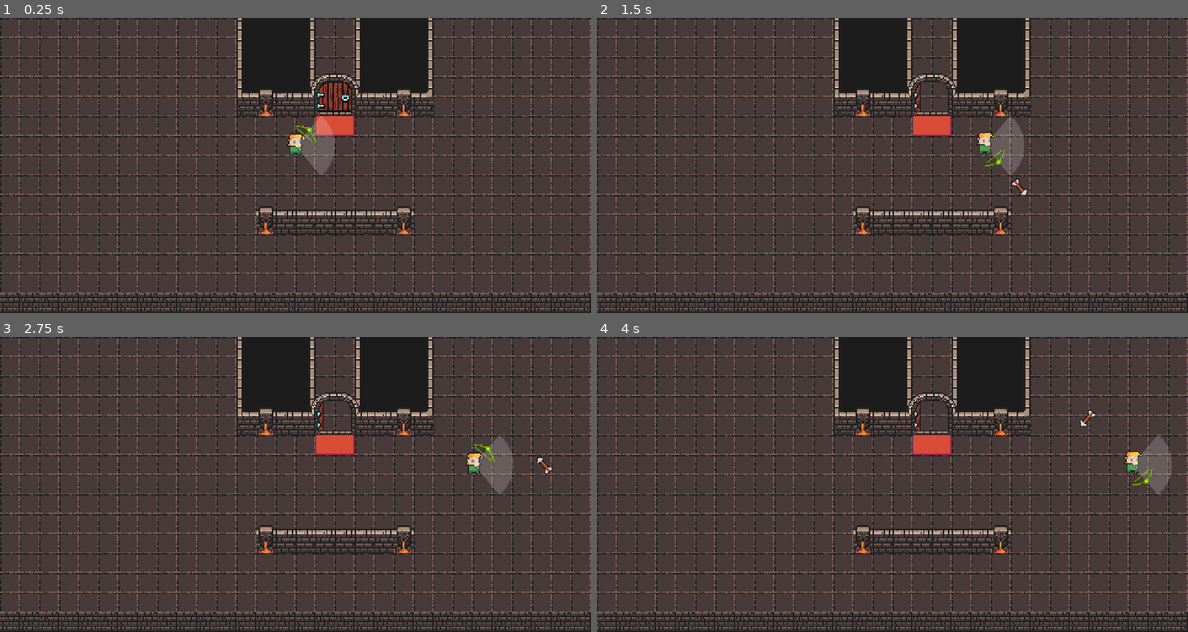
Above: before the commit, frames 1-4 (two rows, left to right).
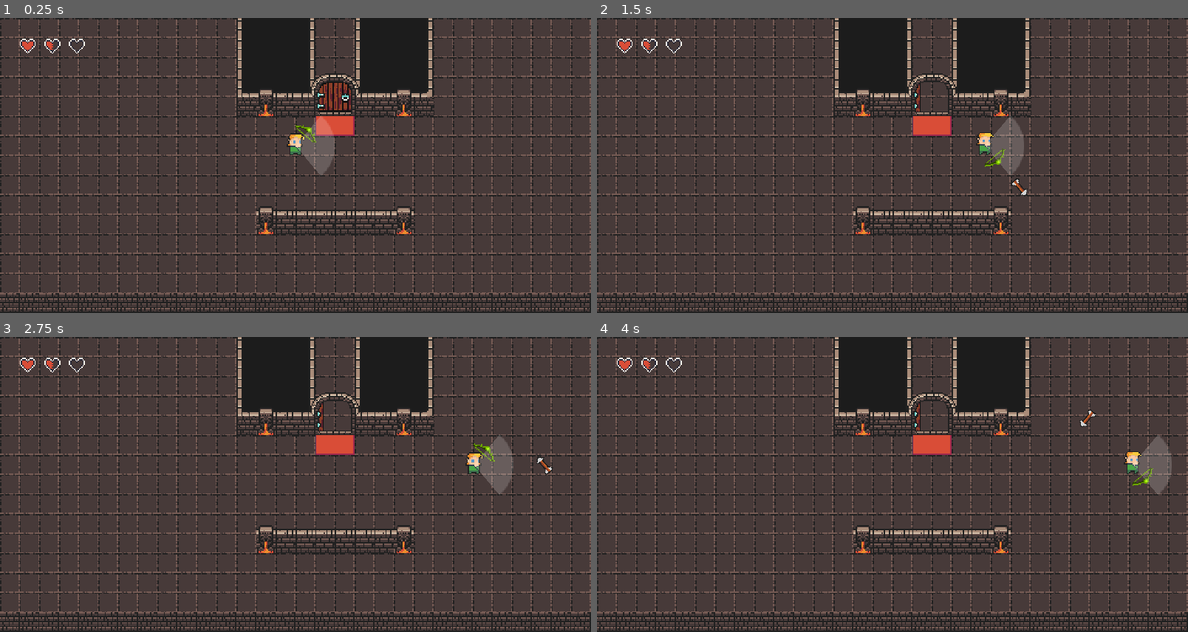
Above: after the commit, the same moments.

Repository: PizzaJuggler/GMTK-2020
Game: Godot game, scene res://level/level.tscn
Two runs of this game, one before a commit and one after it. Both use one fixed random seed, a clock stepped at 60 frames per second and the inputs below.
Inputs (mouse positions are in pixels of both pictures, inside the frame that each line leads up to):
- Up to frame 1 (0.25 s): no input
- Up to frame 2 (1.5 s): tap Enter at 0.5 s; move the mouse to (1022, 150) at 0.52 s; hold W (move) 0.53-1.28 s; move the mouse to (774, 180) at 1.27 s; tap Space (shoot) at 1.35 s
- Up to frame 3 (2.75 s): move the mouse to (354, 419) at 2.02 s; hold W (move) from 2.03 s (still down)
- Up to frame 4 (4 s): move the mouse to (862, 543) at 2.77 s; release W (move) at 2.78 s; tap Space (shoot) at 2.85 s; move the mouse to (1069, 528) at 3.52 s; hold W (move) from 3.53 s (still down)

The runs differ from the first frame. In frame 1, 0.2% of the frame differs, in the area x 3-15%, y 7-12%; in frame 2, 0.2%; in frame 3, 0.2%; in frame 4, 0.2%.

Commit message:
added hearts to hud

Diff:
--- /dev/null
+++ b/godot/gui/HUD/HUD.gd
@@ -0,0 +1,18 @@
+extends Control
+
+var hearts = []
+
+func _ready():
+    hearts = find_node("HeartContainer").get_children()
+    set_hearts(1.5)
+
+func set_hearts(life : float):
+    for heart in hearts:
+        if life >= 1.0:
+            heart.full()
+        elif life > 0:
+            heart.half()
+        else:
+            heart.empty()
+
+        life -= 1.0
--- /dev/null
+++ b/godot/gui/HUD/HUD.tscn
@@ -0,0 +1,43 @@
+[gd_scene load_steps=3 format=2]
+
+[ext_resource path="res://gui/HUD/HUD.gd" type="Script" id=1]
+[ext_resource path="res://gui/HUD/Heart.tscn" type="PackedScene" id=2]
+
+[node name="HUD" type="Control"]
+anchor_right = 1.0
+anchor_bottom = 1.0
+script = ExtResource( 1 )
+__meta__ = {
+"_edit_use_anchors_": false
+}
+
+[node name="MarginContainer" type="MarginContainer" parent="."]
+margin_right = 40.0
+margin_bottom = 40.0
+custom_constants/margin_top = 15
+custom_constants/margin_left = 15
+__meta__ = {
+"_edit_use_anchors_": false
+}
+
+[node name="HeartContainer" type="HBoxContainer" parent="MarginContainer"]
+margin_left = 15.0
+margin_top = 15.0
+margin_right = 76.0
+margin_bottom = 40.0
+__meta__ = {
+"_edit_use_anchors_": false
+}
+
+[node name="Heart" parent="MarginContainer/HeartContainer" instance=ExtResource( 2 )]
+margin_bottom = 25.0
+
+[node name="Heart2" parent="MarginContainer/HeartContainer" instance=ExtResource( 2 )]
+margin_left = 20.0
+margin_right = 36.0
+margin_bottom = 25.0
+
+[node name="Heart3" parent="MarginContainer/HeartContainer" instance=ExtResource( 2 )]
+margin_left = 40.0
+margin_right = 56.0
+margin_bottom = 25.0
--- /dev/null
+++ b/godot/gui/HUD/Heart.gd
@@ -0,0 +1,21 @@
+extends Control
+
+onready var texture_rect = $TextureRect
+
+var texture_full = preload("res://gui/HUD/heart_full.tres")
+var texture_half = preload("res://gui/HUD/heart_half.tres")
+var texture_empty = preload("res://gui/HUD/heart_empty.tres")
+
+var type : int
+
+func _ready():
+    type = 3
+
+func full():
+    texture_rect.texture = texture_full
+
+func half():
+    texture_rect.texture = texture_half
+
+func empty():
+    texture_rect.texture = texture_empty
--- /dev/null
+++ b/godot/gui/HUD/Heart.tscn
@@ -0,0 +1,18 @@
+[gd_scene load_steps=3 format=2]
+
+[ext_resource path="res://gui/HUD/heart_full.tres" type="Texture" id=1]
+[ext_resource path="res://gui/HUD/Heart.gd" type="Script" id=2]
+
+[node name="Heart" type="Control"]
+margin_right = 16.0
+margin_bottom = 16.0
+rect_min_size = Vector2( 16, 16 )
+script = ExtResource( 2 )
+__meta__ = {
+"_edit_use_anchors_": false
+}
+
+[node name="TextureRect" type="TextureRect" parent="."]
+margin_right = 16.0
+margin_bottom = 16.0
+texture = ExtResource( 1 )
--- /dev/null
+++ b/godot/gui/HUD/heart_empty.tres
@@ -0,0 +1,7 @@
+[gd_resource type="AtlasTexture" load_steps=2 format=2]
+
+[ext_resource path="res://level/0x72_DungeonTilesetII_v1.3.png" type="Texture" id=1]
+
+[resource]
+atlas = ExtResource( 1 )
+region = Rect2( 320, 256, 16, 16 )
--- /dev/null
+++ b/godot/gui/HUD/heart_full.tres
@@ -0,0 +1,7 @@
+[gd_resource type="AtlasTexture" load_steps=2 format=2]
+
+[ext_resource path="res://level/0x72_DungeonTilesetII_v1.3.png" type="Texture" id=1]
+
+[resource]
+atlas = ExtResource( 1 )
+region = Rect2( 288, 256, 16, 16 )
--- /dev/null
+++ b/godot/gui/HUD/heart_half.tres
@@ -0,0 +1,7 @@
+[gd_resource type="AtlasTexture" load_steps=2 format=2]
+
+[ext_resource path="res://level/0x72_DungeonTilesetII_v1.3.png" type="Texture" id=1]
+
+[resource]
+atlas = ExtResource( 1 )
+region = Rect2( 304, 256, 16, 16 )
--- a/godot/level/DungeonTileMap.tscn
+++ b/godot/level/DungeonTileMap.tscn
@@ -166,6 +166,12 @@
 
 [sub_resource type="ConvexPolygonShape2D" id=55]
 points = PoolVector2Array( 12, 12, 12, 0, 16, 0, 16, 16, 0, 16, 0, 12 )
+
+[sub_resource type="ConvexPolygonShape2D" id=57]
+points = PoolVector2Array( 0, 0, 16, 0, 16, 16, 0, 16 )
+
+[sub_resource type="ConvexPolygonShape2D" id=58]
+points = PoolVector2Array( 0, 0, 16, 0, 16, 16, 0, 16 )
 
 [sub_resource type="TileSet" id=56]
 0/name = "0x72_DungeonTilesetII_v1.3.png 0"
@@ -517,6 +523,18 @@
 "one_way": false,
 "one_way_margin": 1.0,
 "shape": SubResource( 55 ),
+"shape_transform": Transform2D( 1, 0, 0, 1, 0, 0 )
+}, {
+"autotile_coord": Vector2( 2, 15 ),
+"one_way": false,
+"one_way_margin": 1.0,
+"shape": SubResource( 57 ),
+"shape_transform": Transform2D( 1, 0, 0, 1, 0, 0 )
+}, {
+"autotile_coord": Vector2( 3, 15 ),
+"one_way": false,
+"one_way_margin": 1.0,
+"shape": SubResource( 58 ),
 "shape_transform": Transform2D( 1, 0, 0, 1, 0, 0 )
 } ]
 0/z_index = 0
--- a/godot/level/DungeonTileSet.tres
+++ b/godot/level/DungeonTileSet.tres
@@ -24,3 +24,24 @@
 0/shape_one_way_margin = 0.0
 0/shapes = [  ]
 0/z_index = 0
+1/name = "0x72_DungeonTilesetII_v1.3.png 1"
+1/texture = ExtResource( 1 )
+1/tex_offset = Vector2( 0, 0 )
+1/modulate = Color( 1, 1, 1, 1 )
+1/region = Rect2( 172, 52, 4, 4 )
+1/tile_mode = 2
+1/autotile/icon_coordinate = Vector2( 0, 0 )
+1/autotile/tile_size = Vector2( 4, 4 )
+1/autotile/spacing = 0
+1/autotile/occluder_map = [  ]
+1/autotile/navpoly_map = [  ]
+1/autotile/priority_map = [  ]
+1/autotile/z_index_map = [  ]
+1/occluder_offset = Vector2( 0, 0 )
+1/navigation_offset = Vector2( 0, 0 )
+1/shape_offset = Vector2( 0, 0 )
+1/shape_transform = Transform2D( 1, 0, 0, 1, 0, 0 )
+1/shape_one_way = false
+1/shape_one_way_margin = 0.0
+1/shapes = [  ]
+1/z_index = 0
--- a/godot/level/items/door/Door.tscn
+++ b/godot/level/items/door/Door.tscn
@@ -6,6 +6,9 @@
 
 [sub_resource type="RectangleShape2D" id=1]
 extents = Vector2( 16.0702, 9.25058 )
+
+[sub_resource type="RectangleShape2D" id=2]
+extents = Vector2( 16.1384, 15.3861 )
 
 [node name="Door" type="Area2D"]
 script = ExtResource( 3 )
@@ -17,14 +20,18 @@
 [node name="DungeonTileMap" parent="." instance=ExtResource( 2 )]
 tile_data = PoolIntArray( -65537, 0, 851970, -131072, 0, 851971, -2, 0, 917505, -65535, 0, 917508, 65534, 0, 983041, 1, 0, 983044, 131071, 0, 1048578, 65536, 0, 1048579 )
 
+[node name="Open" type="Sprite" parent="."]
+texture = ExtResource( 1 )
+region_enabled = true
+region_rect = Rect2( 80, 224, 32, 32 )
+
 [node name="Closed" type="Sprite" parent="."]
-visible = false
 texture = ExtResource( 1 )
 region_enabled = true
 region_rect = Rect2( 32, 224, 32, 32 )
 
-[node name="Open" type="Sprite" parent="."]
-texture = ExtResource( 1 )
-region_enabled = true
-region_rect = Rect2( 80, 224, 32, 32 )
+[node name="StaticBody2D" type="StaticBody2D" parent="Closed"]
+
+[node name="CollisionShape2D" type="CollisionShape2D" parent="Closed/StaticBody2D"]
+shape = SubResource( 2 )
 [connection signal="body_entered" from="." to="." method="_on_Door_body_entered"]
--- a/godot/level/level.tscn
+++ b/godot/level/level.tscn
@@ -1,9 +1,10 @@
-[gd_scene load_steps=5 format=2]
+[gd_scene load_steps=6 format=2]
 
 [ext_resource path="res://level/player/Player.tscn" type="PackedScene" id=1]
 [ext_resource path="res://level/weapons/WeaponBase.tscn" type="PackedScene" id=2]
 [ext_resource path="res://level/DungeonTileMap.tscn" type="PackedScene" id=3]
 [ext_resource path="res://level/items/door/Door.tscn" type="PackedScene" id=4]
+[ext_resource path="res://gui/HUD/HUD.tscn" type="PackedScene" id=5]
 
 [node name="Pizza\'s Scene" type="Node2D"]
 
@@ -23,3 +24,5 @@
 
 [node name="Door" parent="." instance=ExtResource( 4 )]
 position = Vector2( 272, 64 )
+
+[node name="HUD" parent="." instance=ExtResource( 5 )]
Not shown: 1 places in godot/level/DungeonTileMap.tscn that only renumber resources
Not shown: 1 places in godot/level/items/door/Door.tscn that only renumber resources
